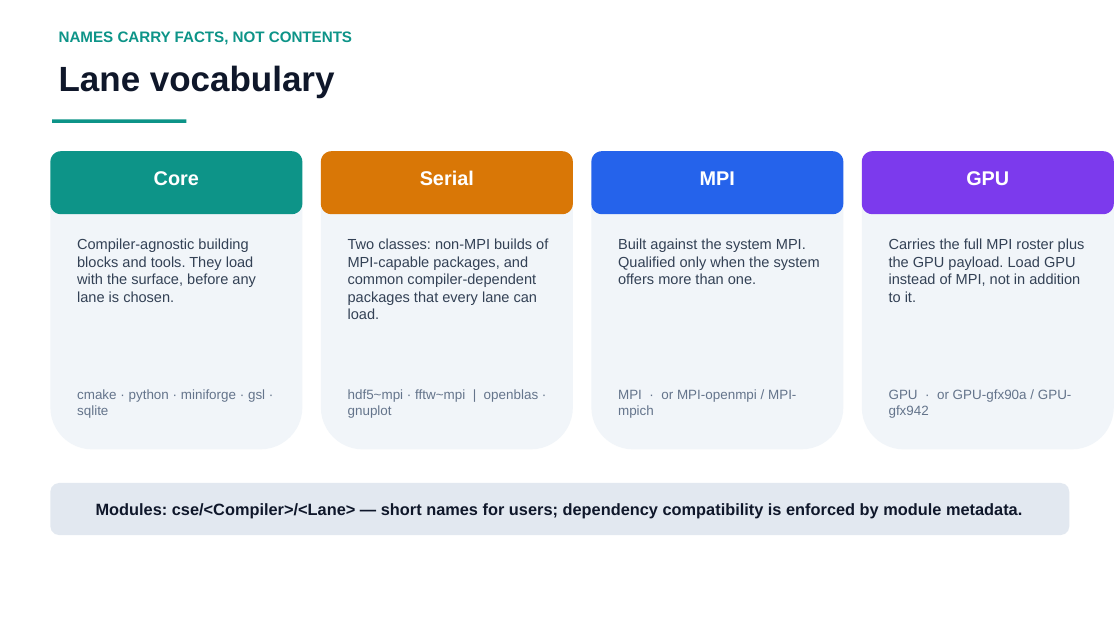
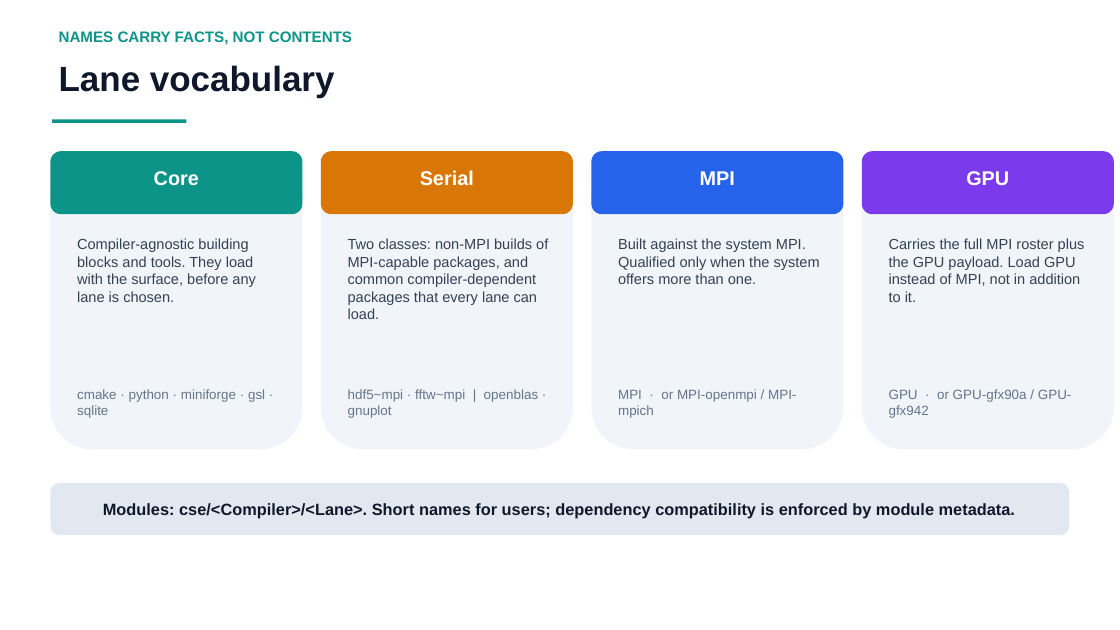
Before and after one commit to ray12514/stack-planning, a slide deck: slide 6 of presentations/cse_lanes_model.pptx. Drawn at 1120x630 pixels with LibreOffice and Linux fonts; fonts in the diff are those of the drawing. Boxes give left, top, right and bottom in pixels: in the first picture for what was removed or moved away, otherwise in the second. Text is boxed around its words. In the diff, an @@ line names an element or a change of style, - is before the commit and + after.

```diff
--- a/presentations/cse_lanes_model.pptx
+++ b/presentations/cse_lanes_model.pptx
@@ text in rounded rectangle at [103,503,1015,519]: text changed @@
-Modules: cse/<Compiler>/<Lane> — short names for users; dependency compatibility is enforced by module metadata.
+Modules: cse/<Compiler>/<Lane>. Short names for users; dependency compatibility is enforced by module metadata.
```
Also in this commit, not shown: 10 other slides changed, 1 other file.
